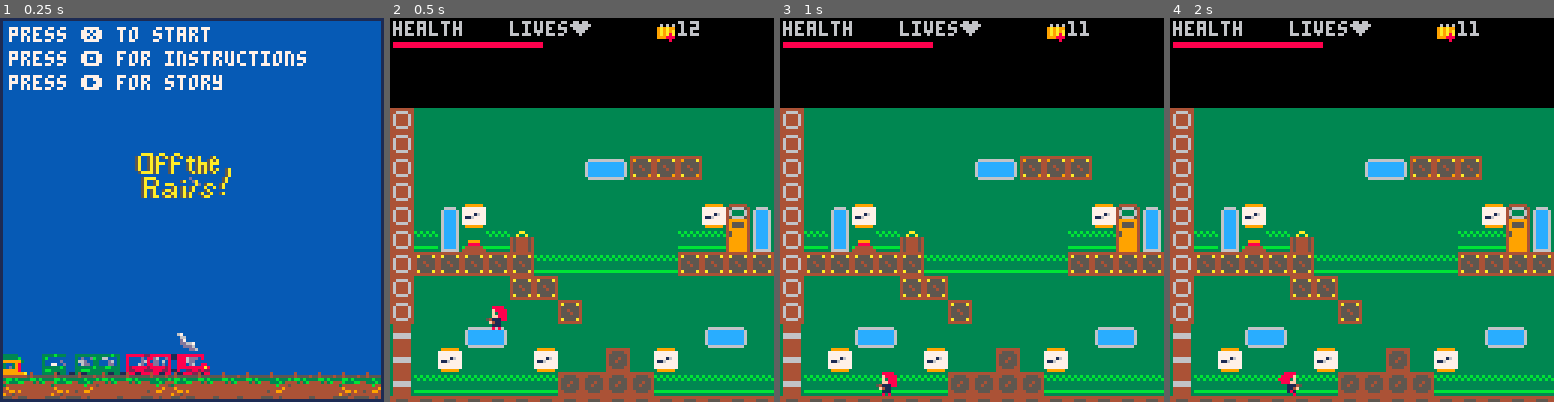
Above: before the commit, frames 1-4 (left to right).
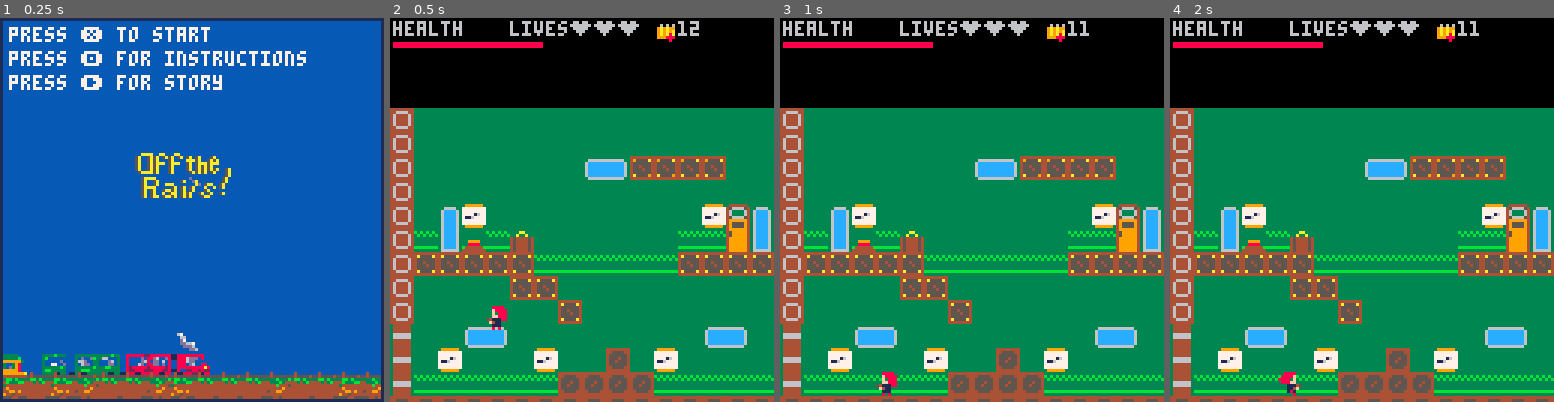
Above: after the commit, the same moments.

Repository: hggorel/Off-The-Rails
Game: PICO-8 cartridge offtherails.p8
Two runs of this game, one before a commit and one after it. Both use one fixed random seed, a clock stepped at 60 frames per second and the inputs below.
Inputs:
- Up to frame 1 (0.25 s): no input
- Up to frame 2 (0.5 s): tap X (X key) at 0.33 s
- Up to frame 3 (1 s): tap O (Z key) at 0.7 s
- Up to frame 4 (2 s): tap X (X key) at 1.07, 1.85 s; hold Right from 1.6 s (still down); tap O (Z key) at 1.7 s

Frame 1 is identical in both runs. In frame 2, 0.6% of the frame differs, in the area x 53-88%, y 0-43%; in frame 3, 0.6%; in frame 4, 0.6%.

Commit message:
Tutorial level fall fixed and game over screen edited

Diff:
--- a/offtherails.p8
+++ b/offtherails.p8
@@ -110,8 +110,8 @@
 		sprite=68
 	}
 	add(lives, heart1)
-	--add(lives, heart2)
-	--add(lives, heart3)
+	add(lives, heart2)
+	add(lives, heart3)
 end
 
 function fire()
@@ -674,9 +674,11 @@
  		mset(120, 2, 50)
  		mset(121, 2, 50)
  		mset(122, 2, 50)
+ 		mset(123, 2, 50)
  		mset(119, 7, 151)
  		mset(120, 7, 151)
  		mset(121, 7, 151)
+ 		mset(118, 7, 151)
  	end
  	if tile_character_on ==61 or tile_character_on == 179 then
  		level+=1
@@ -720,7 +722,7 @@
  				end
  			create_npc(120,32,64,"guy")
  			create_npc(50,64,74,"ylady")
-				create_herlock(120, 64)
+				create_herlock(90, 64)
 				create_herlock(120, 32)
 				local box = {
 					sprite = 153,
@@ -1114,6 +1116,10 @@
 		print('youll be executed', 13)
 		print('tomorrow at dawn', 13)
 		print('your village gets nothing', 13)
+
+		print('press "enter" and', 28, 40, 7)
+		print('select "reset cart"', 26, 48, 7)
+		print('to play again', 34, 56, 7)
 		spr(77,112,112,2,2) --prints execution sprite
 	end
 
@@ -2022,7 +2028,7 @@
 __map__
 723232322b32322b3232322b32322b3232322b32322b3232322b2b32323232200000000095848484938586868793848484858687848484938484848493848484950000727272727272727272727272727272727272727272727272727272727272ffffffffffff00000000000000963232323232323232323232323232323296
 7232323232323232323232323232323232323232323232323232323232323220000000009584848493979797979384848484848484848493848484849384848495000072323232322b323232322b323232322b323232322b323232323232323272ffffffffffff00000000000000963232323232323232323232323232323296
-723232322e32322e3232322e32322e3232322e32322e3232322e2e32322e32200000000095848284938484848493848587848484858784938484848493848284950000723232212232323232323232212232323232323232322122323232323272ffffffffffff00000000000000963232323232323221229797973232323296
+723232322e32322e3232322e32322e3232322e32322e3232322e2e32322e32200000000095848284938484848493848587848484858784938484848493848284950000723232212232323232323232212232323232323232322122323232323272ffffffffffff00000000000000963232323232323221229797979732323296
 723232323e31313e3131313e31313e3131313e31313e3131313e3e30313e312000000000958484849384848484938484848484848484849384a2a28493848484950000723232323232322e322e3232323232322e322e32323232323232322e3272ffffffffffff00000000000000963232323232323232323232323232323296
 723232322020202020202020202020202020202020202020202020202020202000000000959292928384848484839292929292929292929284b2b28492929292950000723232323231313e313e3131313131313e313e3131313131311f313e3072ffffffffffff0000000000000096322e98323232323232323232982c2e3296
 723220322b32322b3232322b32322b3232322b32322b3220322b2b3232322b200000000095848484938484848493848484848484848484839292929283848484950000723232203220202020202020202020202020202020202020202020202072ffffffffffffff00000000000096313e39313032323232323231313c3e3196
